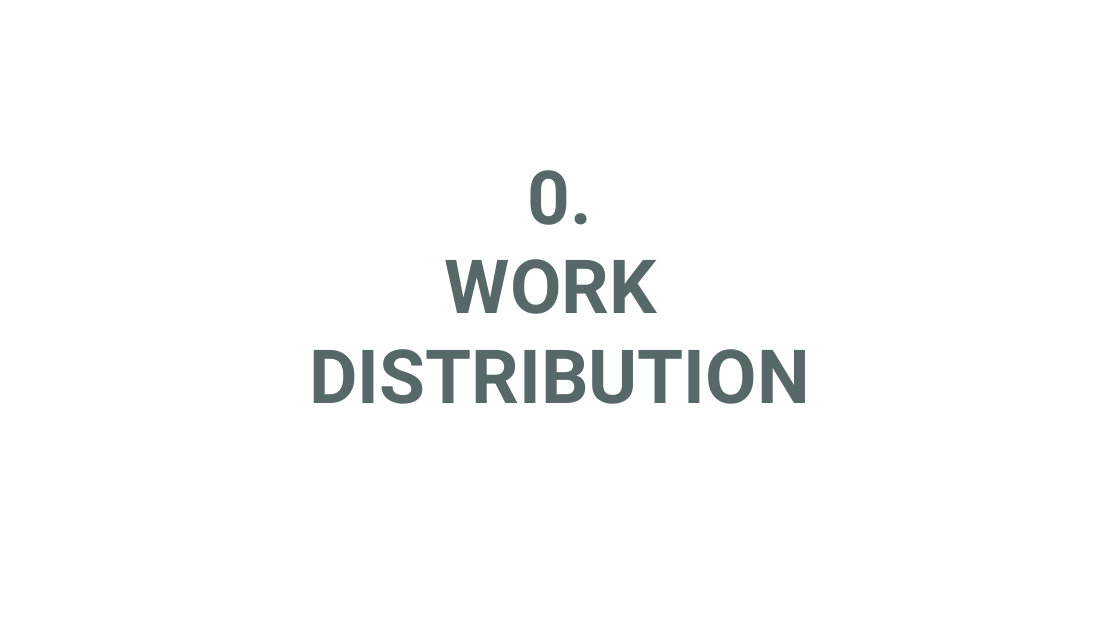
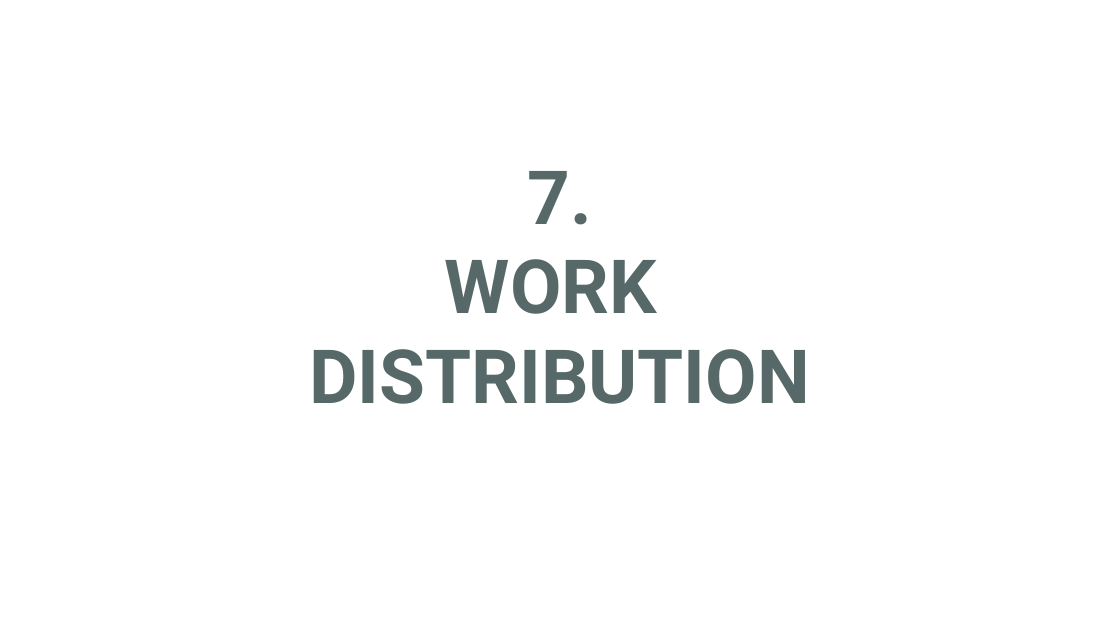
Before and after one commit to AmandineBenza/BlablaMove, a slide deck: slide 15 of src/main/resources/Presentations/BlablaMove_OralDefense.pptx (slide 13 before the commit). Drawn at 1120x630 pixels with LibreOffice and Linux fonts; fonts in the diff are those of the drawing; background and template pictures are left out. Boxes give left, top, right and bottom in pixels: in the first picture for what was removed or moved away, otherwise in the second. Text is boxed around its words. In the diff, an @@ line names an element or a change of style, - is before the commit and + after.

```diff
--- a/src/main/resources/Presentations/BlablaMove_OralDefense.pptx
+++ b/src/main/resources/Presentations/BlablaMove_OralDefense.pptx
@@ text at <box>528,171,592,225</box>: text changed @@
-0.
+7.
```
Also in this commit, not shown: 9 other slides changed, 2 slides added.
